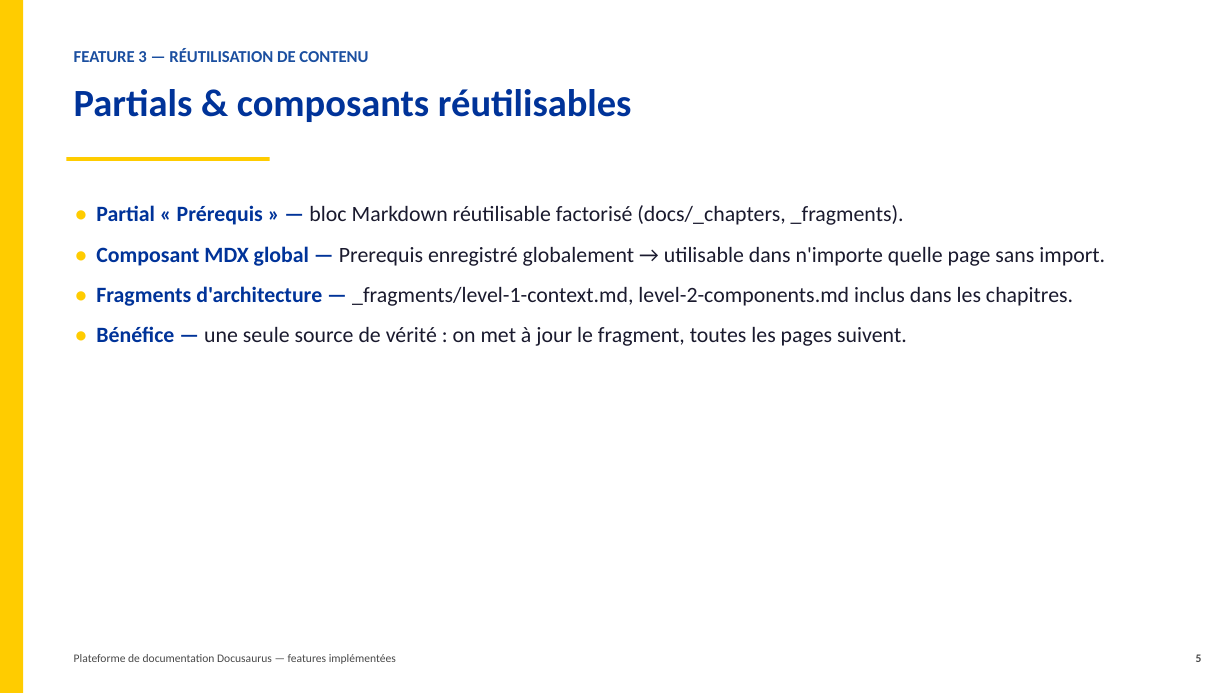
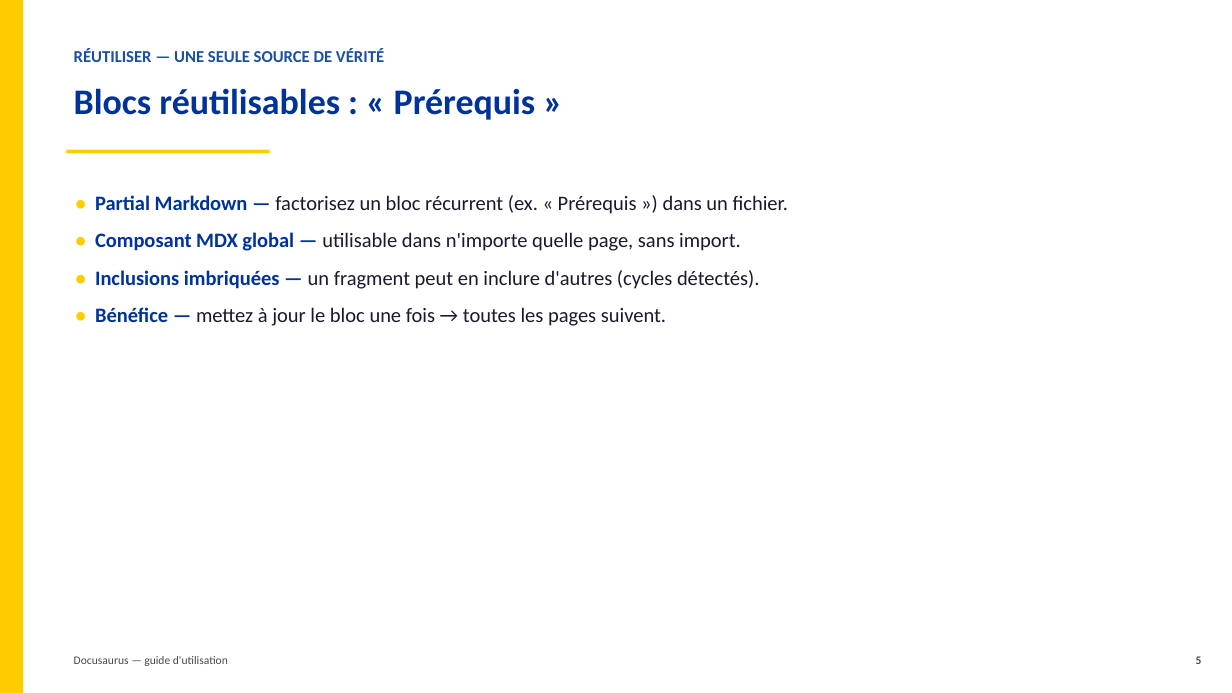
Before and after one commit to InnovateIt-ak/docusaurus, a slide deck: slide 5 of features-implementees.pptx. Drawn at 1232x693 pixels with LibreOffice and Linux fonts; fonts in the diff are those of the drawing. Boxes give left, top, right and bottom in pixels: in the first picture for what was removed or moved away, otherwise in the second. Text is boxed around its words. In the diff, an @@ line names an element or a change of style, - is before the commit and + after.

```diff
--- a/features-implementees.pptx
+++ b/features-implementees.pptx
@@ text at box(74, 49, 384, 62): text changed @@
-FEATURE 3 — RÉUTILISATION DE CONTENU
+RÉUTILISER — UNE SEULE SOURCE DE VÉRITÉ
@@ text at box(74, 88, 536, 120): text changed; size 30 to 28 pt @@
-Partials & composants réutilisables
+Blocs réutilisables : « Prérequis »
@@ rectangle: place and size @@
-rectangle at box(67, 157, 270, 161)
+rectangle at box(67, 150, 270, 153)
@@ text at box(95, 195, 788, 326): text changed; size 17 to 16 pt @@
-• Partial « Prérequis » — bloc Markdown réutilisable factorisé (docs/_chapters, _fragments).
-• Composant MDX global — Prerequis enregistré globalement → utilisable dans n'importe quelle page sans import.
-• Fragments d'architecture — _fragments/level-1-context.md, level-2-components.md inclus dans les chapitres.
-• Bénéfice — une seule source de vérité : on met à jour le fragment, toutes les pages suivent.
+• Partial Markdown — factorisez un bloc récurrent (ex. « Prérequis ») dans un fichier.
+• Composant MDX global — utilisable dans n'importe quelle page, sans import.
+• Inclusions imbriquées — un fragment peut en inclure d'autres (cycles détectés).
+• Bénéfice — mettez à jour le bloc une fois → toutes les pages suivent.
@@ text at box(74, 656, 228, 666): text changed @@
-Plateforme de documentation Docusaurus — features implémentées
+Docusaurus — guide d'utilisation
@@ text "5" at box(1196, 656, 1202, 664): less space between paragraphs @@
```
Also in this commit, not shown: 6 other slides changed, 3 slides added, 3 slides removed, 5 other files.
